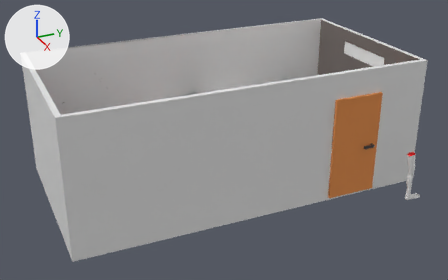
Renders of the FBX model Cleaning_404/Assets/Objects/BathroomMaster.fbx from each side of a commit.
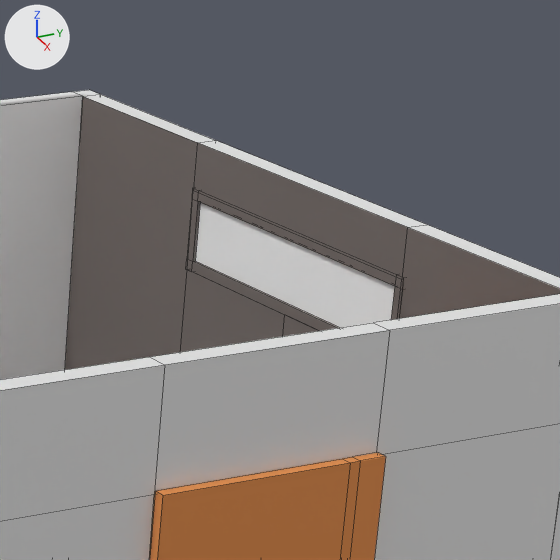
There are two pictures of each version: one whole from a camera (50 mm lens) standing at (10.41, -6.11, 6.11) and looking at (-0.07, -1.4, 0.87), one close up on the part from 68% to 93% of the width and 0% to 41% of the height. Arrows for +X, +Y and +Z are at upper left; the lights stay in place. The close-ups show mesh edges as thin lines. Where no turn or scale is listed for an object, it has been applied to the vertices. Vertices at the same position are counted once.

Names of what the first close-up shows: 'Window', 'door handle'.
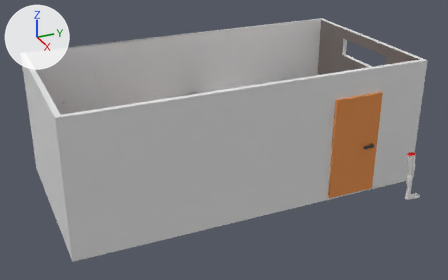
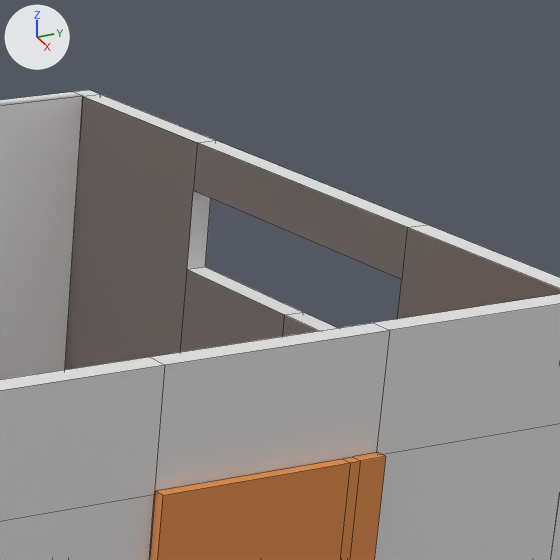
Changed parts and their boxes [x1, y1, x2, y2] in the close-ups (560 x 560 px):
part 1 of me_cube_006, deleted: before [186, 188, 404, 331]

What changed in the scene script:
```text
Change me_cube_006:
    where me_cube_006.from_pydata(...)  # 167 vertices, 158 faces; spans x -1.8..1.9, y -3.49..3.53, z -0.99..1.59
    used by ob_window; location = (-0.302, -1.409, 0.99)
    me_cube_006 part 1: the loose piece of 40 vertices spanning x -0.73..0.82, y 3.4..3.53, z 0.99..1.37 is deleted
```
